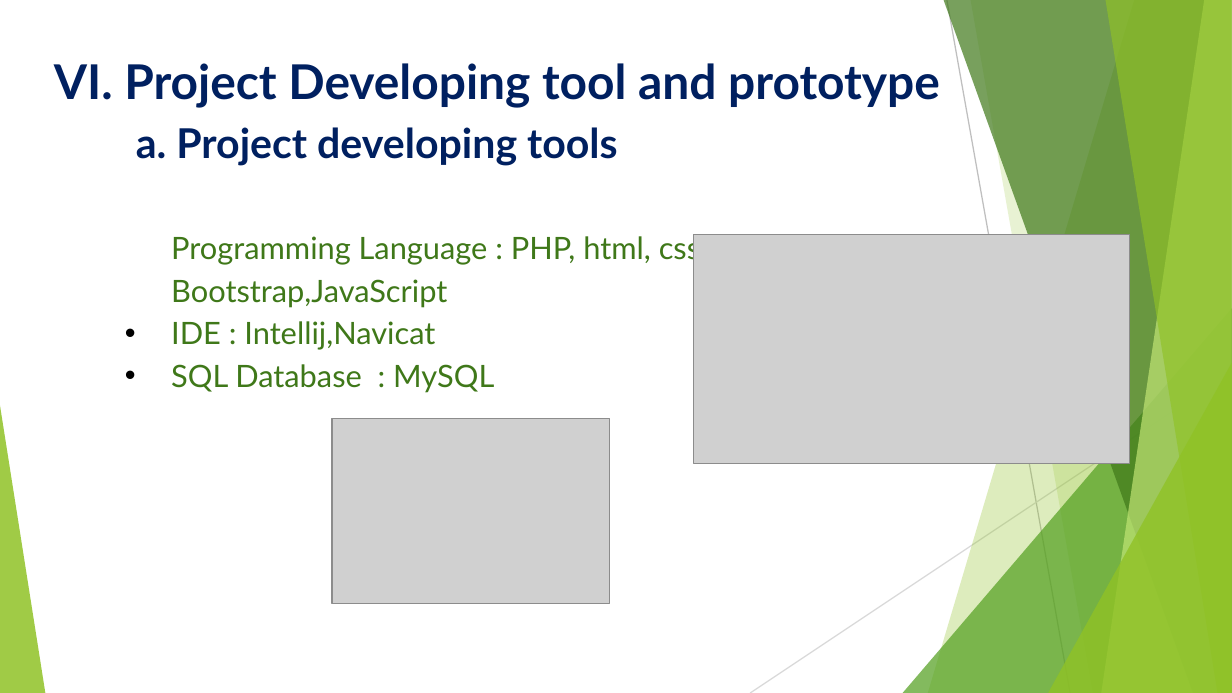
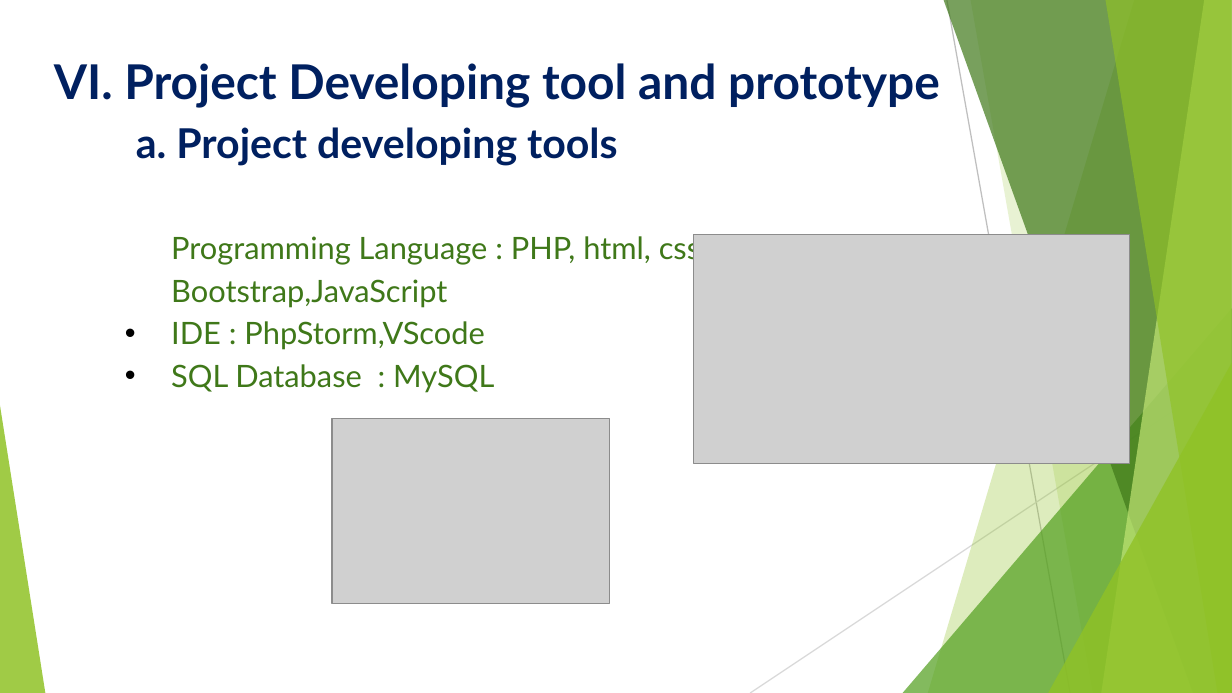
Before and after one commit to HingKosal/Promotion_Abs, a slide deck: slide 8 of promotion_ads_Presentation.pptx. Drawn at 1232x693 pixels with LibreOffice and Linux fonts; fonts in the diff are those of the drawing; grey boxes stand for pictures. Boxes give left, top, right and bottom in pixels: in the first picture for what was removed or moved away, otherwise in the second. Text is boxed around its words. In the diff, an @@ line names an element or a change of style, - is before the commit and + after.

Commit message:
update presentation

```diff
--- a/promotion_ads_Presentation.pptx
+++ b/promotion_ads_Presentation.pptx
@@ text at [171, 321, 484, 350]: text changed @@
-• IDE : Intellij,Navicat
+• IDE : PhpStorm,VScode
```
Also in this commit, not shown: 2 other files.
